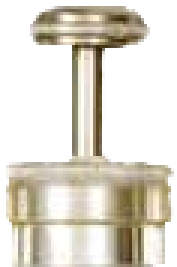
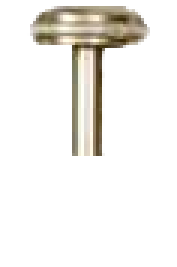
Layer changes from the first 177x267 image to the second:
renamed "貼り付けられたレイヤー コピー" to "master", hid it over [3, 156, 174, 267]
